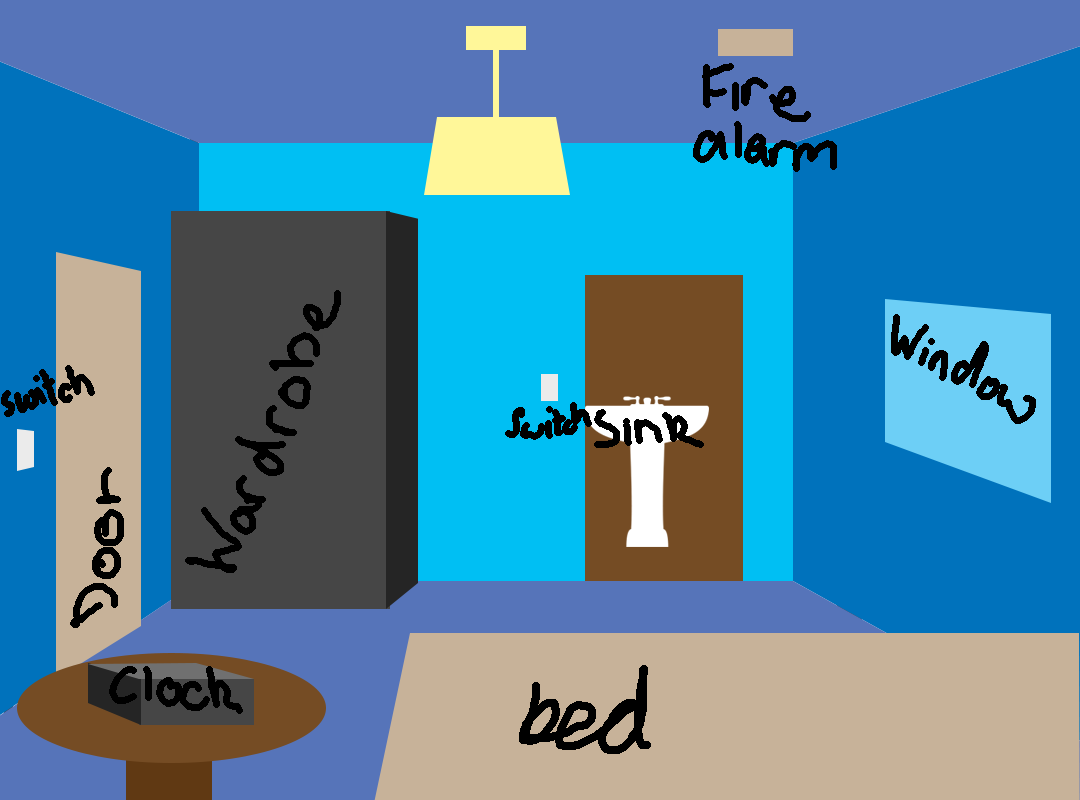
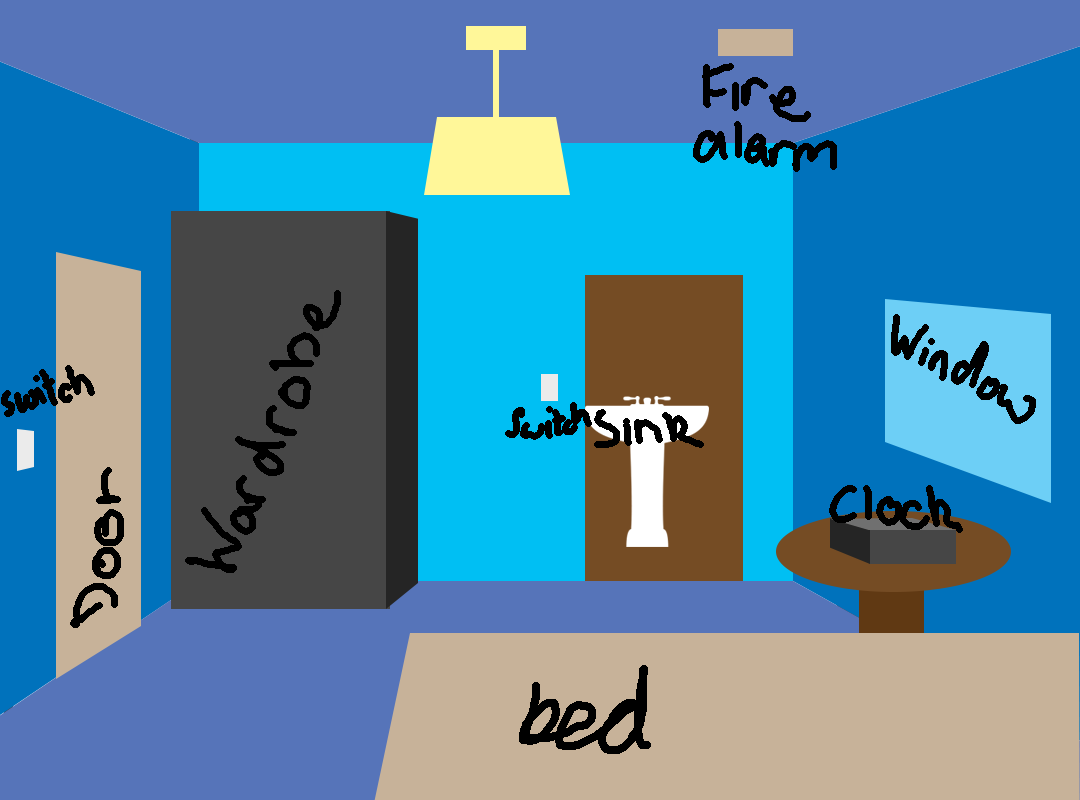
Before/after of a 1080px x 800px layered artwork. What changed in the layer stack:
painted on "Words" over [109, 485, 963, 714]
moved "Table" above "Window" over [17, 511, 1011, 800]
moved "Clock" into group "Table" over [88, 518, 956, 725]
painted on "Top" over [88, 518, 956, 679]
painted on "Side" (2nd of 2, in "Table" › "Clock") over [88, 518, 870, 725]
painted on "Face" (2nd of 2, in "Table" › "Clock") over [139, 530, 956, 725]
painted on "top" over [17, 511, 1011, 763]
painted on "leg" over [126, 583, 924, 800]
